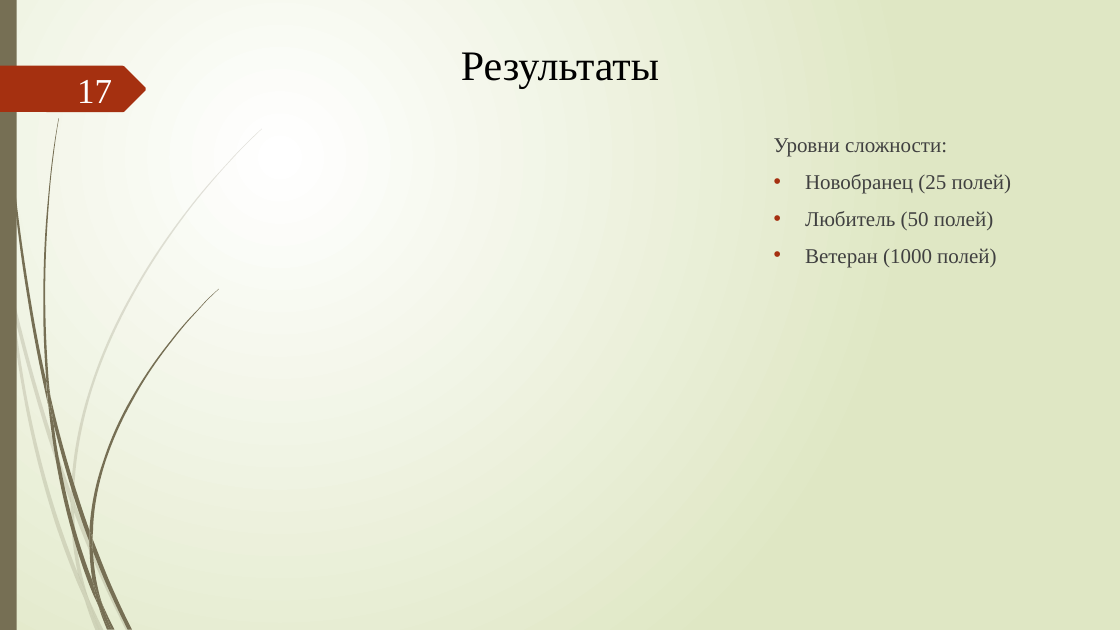
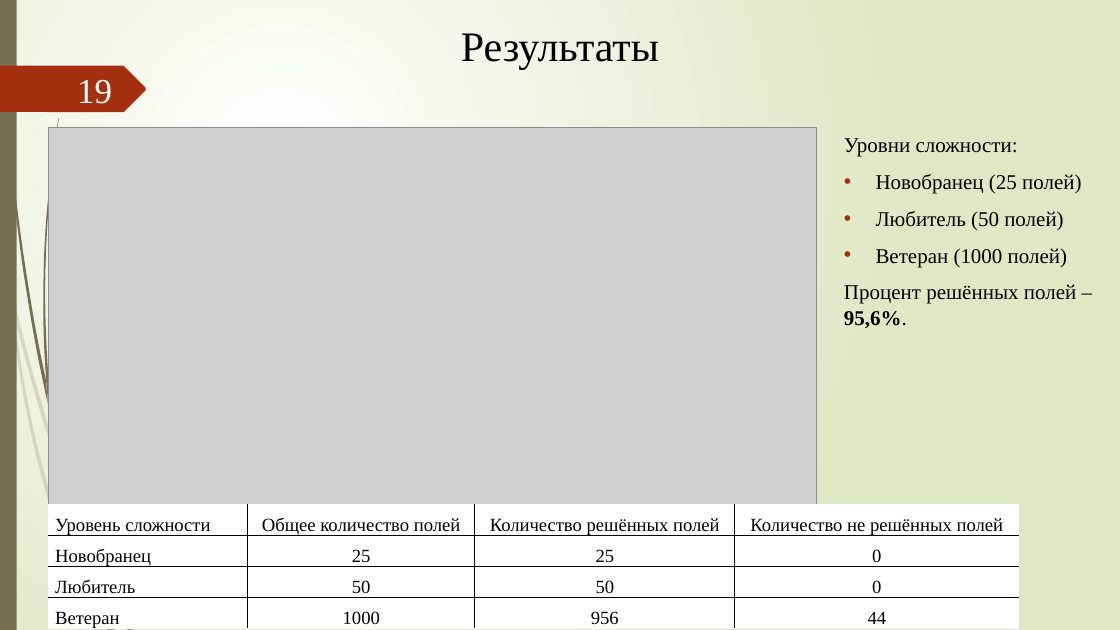
Before and after one commit to xex238/Diploma_2022, a slide deck: slide 19 of docs/Отчёты/ВКР/Новицкий_МПИ-20-4-2_ВКР_Презентация (v. 2.0).pptx (slide 17 before the commit). Drawn at 1120x630 pixels with LibreOffice and Linux fonts; fonts in the diff are those of the drawing; grey boxes stand for pictures. Boxes give left, top, right and bottom in pixels: in the first picture for what was removed or moved away, otherwise in the second. Text is boxed around its words. In the diff, an @@ line names an element or a change of style, - is before the commit and + after.

```diff
--- a/docs/Отчёты/ВКР/Новицкий_МПИ-20-4-2_ВКР_Презентация (v. 2.0).pptx
+++ b/docs/Отчёты/ВКР/Новицкий_МПИ-20-4-2_ВКР_Презентация (v. 2.0).pptx
@@ title "Результаты": place and size @@
-title "Результаты" at (461, 52, 659, 88)
+title "Результаты" at (461, 33, 659, 70)
@@ page number at (77, 80, 112, 104): text changed @@
-17
+19
@@ picture added at (49, 127, 816, 504) @@
@@ freeform shape removed at (71, 129, 262, 501) @@
@@ text "Уровни сложности:": place and size @@
-text "Уровни сложности:" at (774, 138, 1011, 267)
+text "Уровни сложности:" at (844, 138, 1081, 328)
@@ text at (844, 138, 1081, 267): text colour #404040 to #000000 in "Уровни сложности:", "Новобранец (25 полей)", "Любитель (50 полей)", "Ветеран (1000 полей)" @@
@@ text at (844, 284, 1076, 328): paragraph added @@
+Процент решённых полей – 95,6%.
@@ table added at (49, 504, 1019, 630), 4 rows, 4 columns @@
+Уровень сложности | Общее количество полей | Количество решённых полей | Количество не решённых полей
+Новобранец | 25 | 25 | 0
+Любитель | 50 | 50 | 0
+Ветеран | 1000 | 956 | 44
```
Also in this commit, not shown: 8 other slides changed, 2 slides added, 16 other files.
